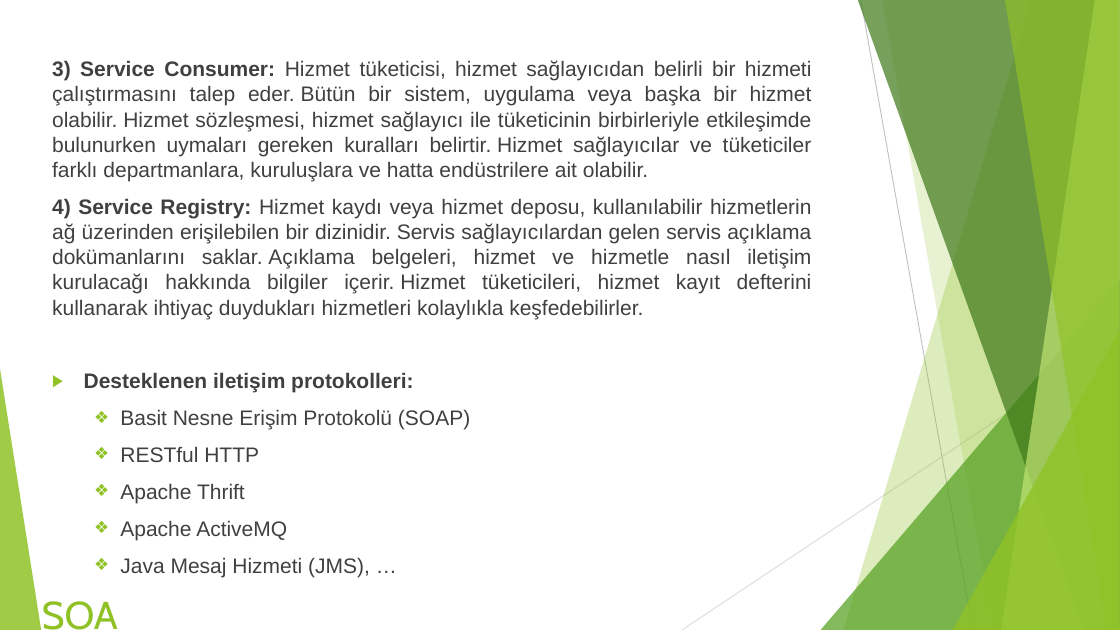
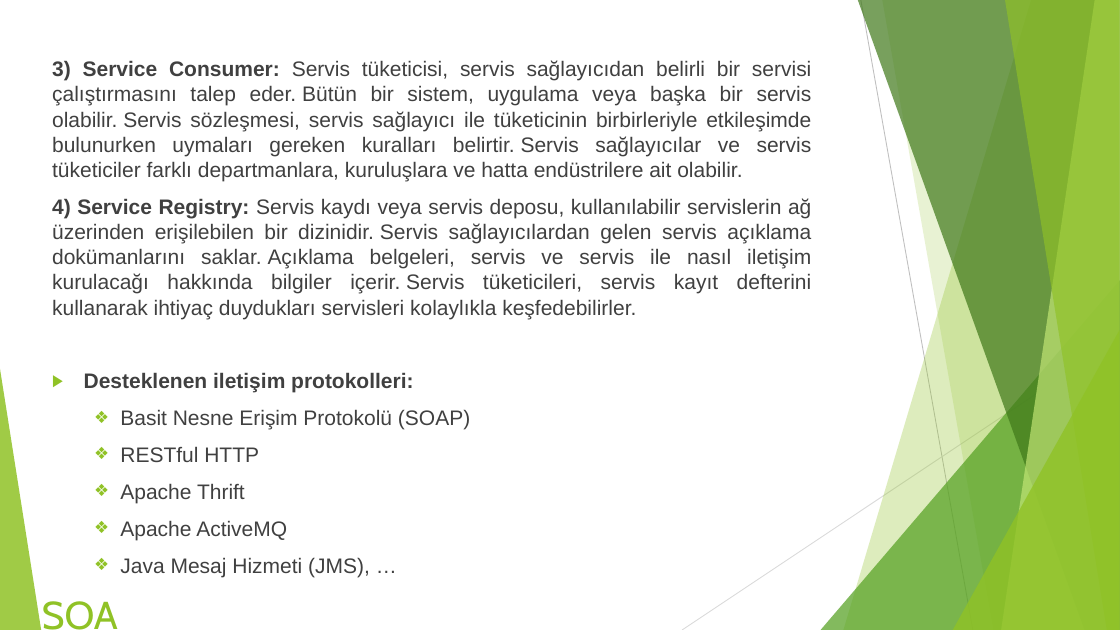
Before and after one commit to ariferol/events-112, a slide deck: slide 5 of presentations/EnterpriseSoftwareArchitectures.pptx. Drawn at 1120x630 pixels with LibreOffice and Linux fonts; fonts in the diff are those of the drawing. Boxes give left, top, right and bottom in pixels: in the first picture for what was removed or moved away, otherwise in the second. Text is boxed around its words. In the diff, an @@ line names an element or a change of style, - is before the commit and + after.

```diff
--- a/presentations/EnterpriseSoftwareArchitectures.pptx
+++ b/presentations/EnterpriseSoftwareArchitectures.pptx
@@ text at <box>52,60,812,319</box>: text changed @@
-3) Service Consumer: Hizmet tüketicisi, hizmet sağlayıcıdan belirli bir hizmeti çalıştırmasını talep eder. Bütün bir sistem, uygulama veya başka bir hizmet olabilir. Hizmet sözleşmesi, hizmet sağlayıcı ile tüketicinin birbirleriyle etkileşimde bulunurken uymaları gereken kuralları belirtir. Hizmet sağlayıcılar ve tüketiciler farklı departmanlara, kuruluşlara ve hatta endüstrilere ait olabilir.
-4) Service Registry: Hizmet kaydı veya hizmet deposu, kullanılabilir hizmetlerin ağ üzerinden erişilebilen bir dizinidir. Servis sağlayıcılardan gelen servis açıklama dokümanlarını saklar. Açıklama belgeleri, hizmet ve hizmetle nasıl iletişim kurulacağı hakkında bilgiler içerir. Hizmet tüketicileri, hizmet kayıt defterini kullanarak ihtiyaç duydukları hizmetleri kolaylıkla keşfedebilirler.
+3) Service Consumer: Servis tüketicisi, servis sağlayıcıdan belirli bir servisi çalıştırmasını talep eder. Bütün bir sistem, uygulama veya başka bir servis olabilir. Servis sözleşmesi, servis sağlayıcı ile tüketicinin birbirleriyle etkileşimde bulunurken uymaları gereken kuralları belirtir. Servis sağlayıcılar ve servis tüketiciler farklı departmanlara, kuruluşlara ve hatta endüstrilere ait olabilir.
+4) Service Registry: Servis kaydı veya servis deposu, kullanılabilir servislerin ağ üzerinden erişilebilen bir dizinidir. Servis sağlayıcılardan gelen servis açıklama dokümanlarını saklar. Açıklama belgeleri, servis ve servis ile nasıl iletişim kurulacağı hakkında bilgiler içerir. Servis tüketicileri, servis kayıt defterini kullanarak ihtiyaç duydukları servisleri kolaylıkla keşfedebilirler.
```
Also in this commit, not shown: 3 other slides changed.
